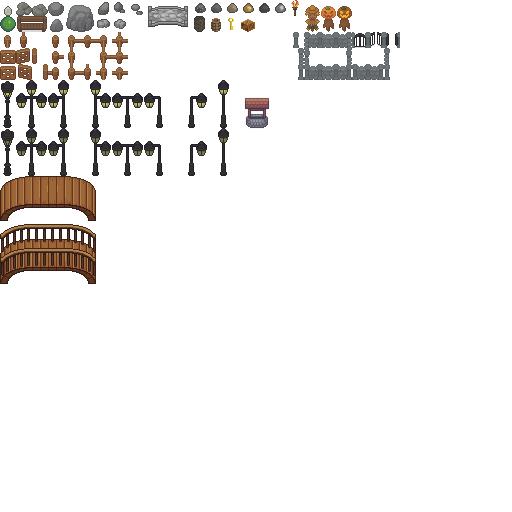
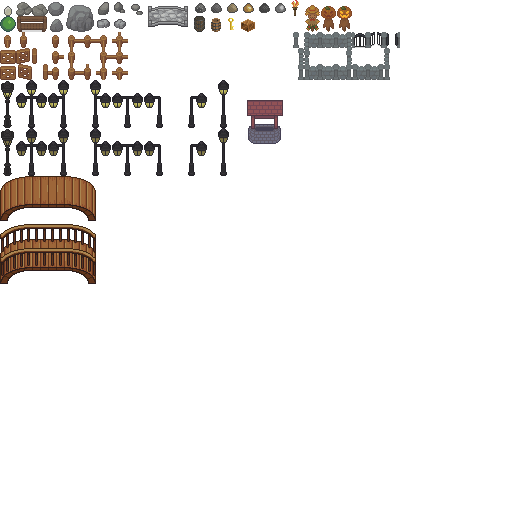
The second (512, 512) image is a revision of the first. Changes to its layers:
painted on "objects" over [244, 6, 336, 144]
